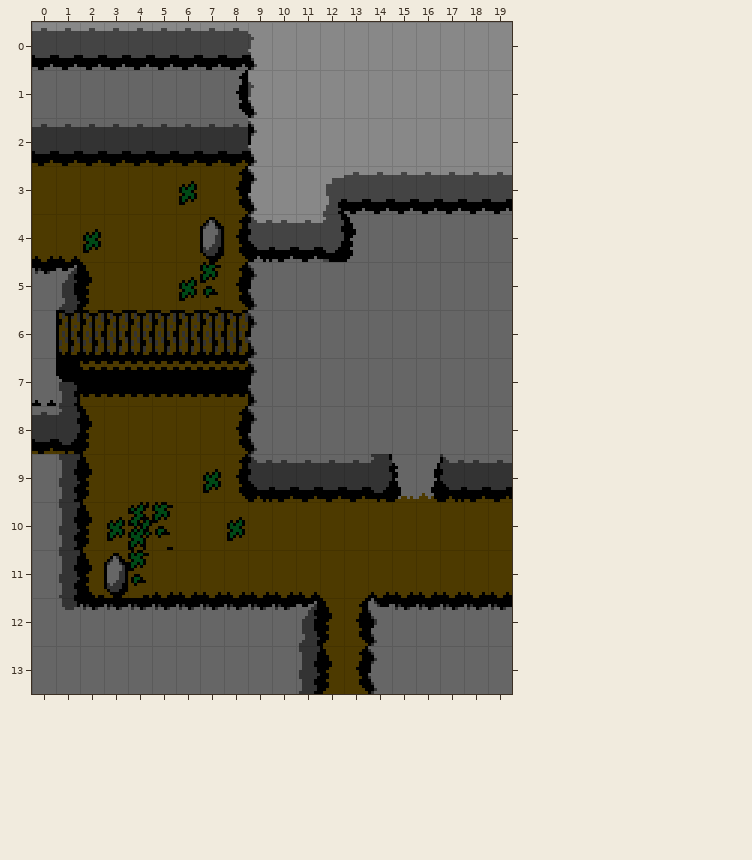
Two states of a Tiled map, tiled/hills_room_0.tmx. The picture above was drawn from the file before the commit.
Cells are 8x16 px. Shown: x 0..19, y 0..13. Tiles whose own drawing changed are shown in their newer look in all pictures.
Once edited:
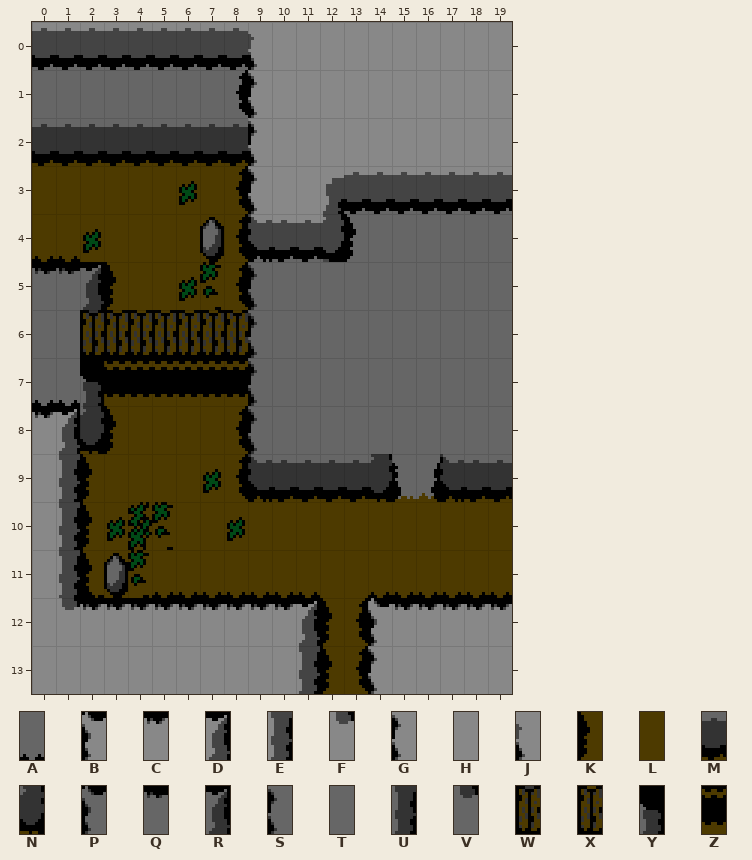
Key: from "hills_high": A 1, B 6, C 7, D 8, E 11, F 15, G 22, H 23, J 25; from "hills_ledges": K 0, L 1, M 19, N 20, P 21, Q 22, R 23, S 24, T 25, U 26, V 30, W 36, X 37, Y 40, Z 41.
_ is an empty cell.
Edits made:
Layer "Tile Layer 1":
The author changed tile Y to tile A in row 7 at x 1.
The author changed tile P to tile B in row 12 at x 14.
The author changed tile M to tile C in row 8 at x 0.
The author changed tile Q to tile C in row 12 at x 2 to 10 and 15 to 19.
The author changed tile N to tile D in row 8 at x 1.
The author changed tile R to tile D in row 12 at x 11.
The author changed tile U to tile E in rows 9 to 11 at x 1; in row 13 at x 11.
The author changed tile V to tile F in row 12 at x 1.
The author changed tile J to tile G in row 1 at x 9.
The author changed tile S to tile G in row 13 at x 14.
The author changed tile T to tile H in rows 9 to 12 at x 0; in row 13 at x 0 to 10 and 15 to 19.
The author changed tile L to tile K in row 5 at x 3; in row 8 at x 3.
The author changed tile K to tile N in row 8 at x 2.
The author changed tile R to tile Q in row 5 at x 1.
The author changed tile K to tile R in row 5 at x 2.
The author changed tile W to tile T in row 6 at x 1.
The author changed tile X to tile W in row 6 at x 2.
The author changed tile Z to tile Y in row 7 at x 2.
Boxes around the changes in both pictures, in picture pixels (x1, y1, x2, y2):
changed: (248, 73, 257, 97)
changed: (32, 262, 320, 694)
changed: (368, 598, 512, 694)
